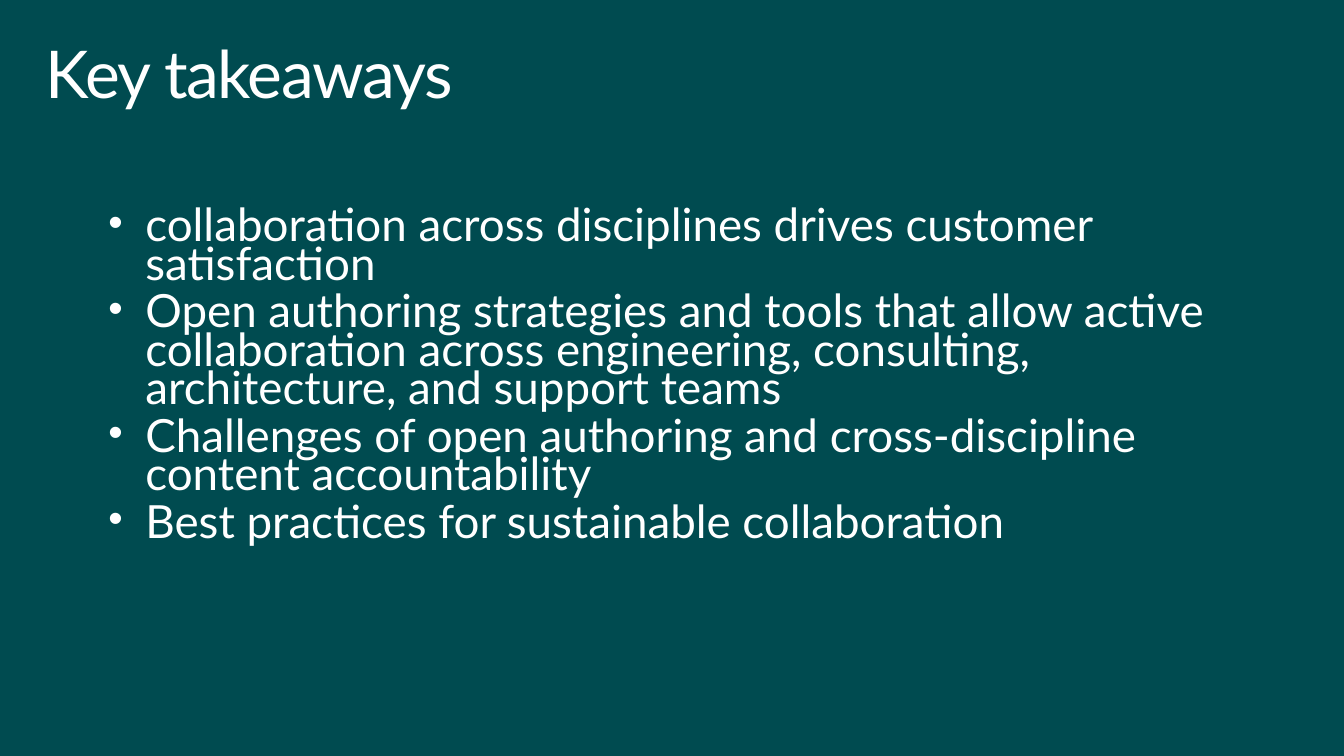
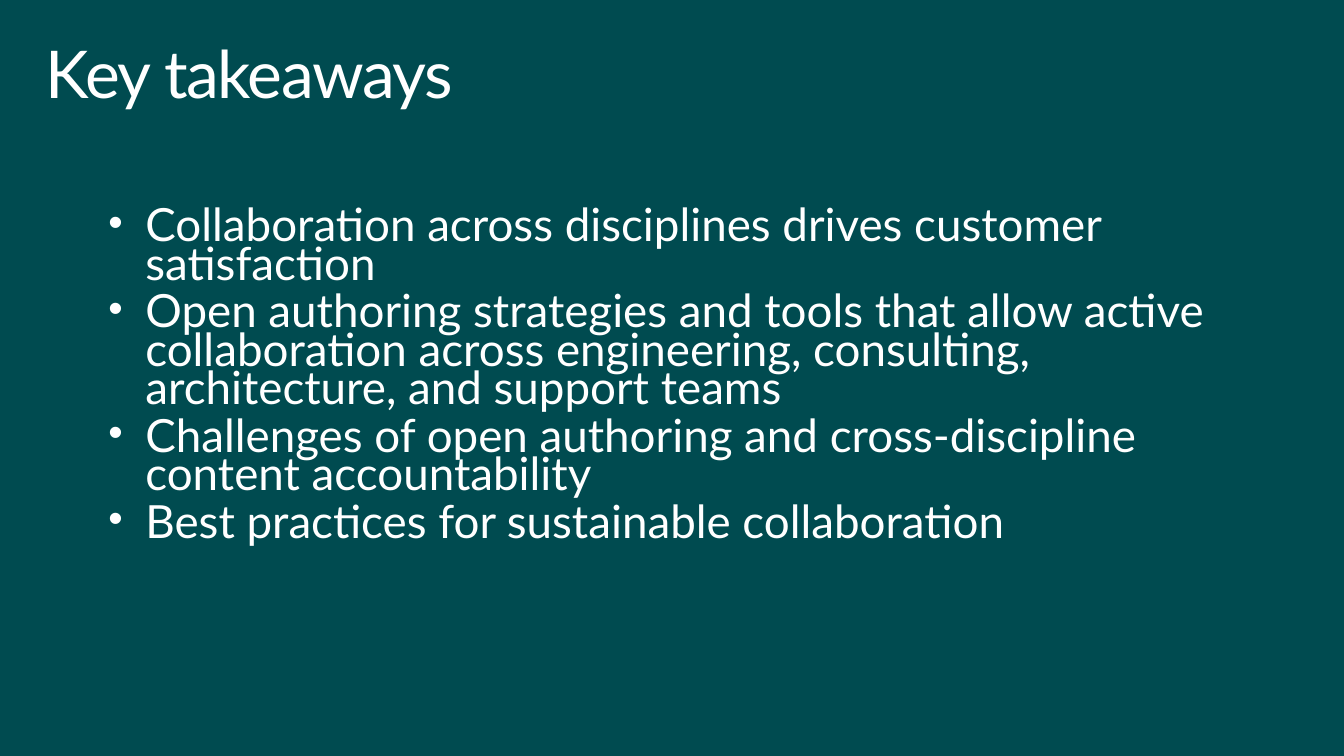
Before and after one commit to squillace/presentations, a slide deck: slide 8 of idw-2015/Content Matters-Open Authoring and Collaboration Across Disciplines.pptx. Drawn at 1344x756 pixels with LibreOffice and Linux fonts; fonts in the diff are those of the drawing; background and template pictures are left out. Boxes give left, top, right and bottom in pixels: in the first picture for what was removed or moved away, otherwise in the second. Text is boxed around its words. In the diff, an @@ line names an element or a change of style, - is before the commit and + after.

```diff
--- a/idw-2015/Content Matters-Open Authoring and Collaboration Across Disciplines.pptx
+++ b/idw-2015/Content Matters-Open Authoring and Collaboration Across Disciplines.pptx
@@ text at (x1=145, y1=207, x2=1102, y2=281): text changed @@
-• collaboration across disciplines drives customer satisfaction
+• Collaboration across disciplines drives customer satisfaction
```
Also in this commit, not shown: 1 other slide changed, 10 slides added, 1 slide removed.
